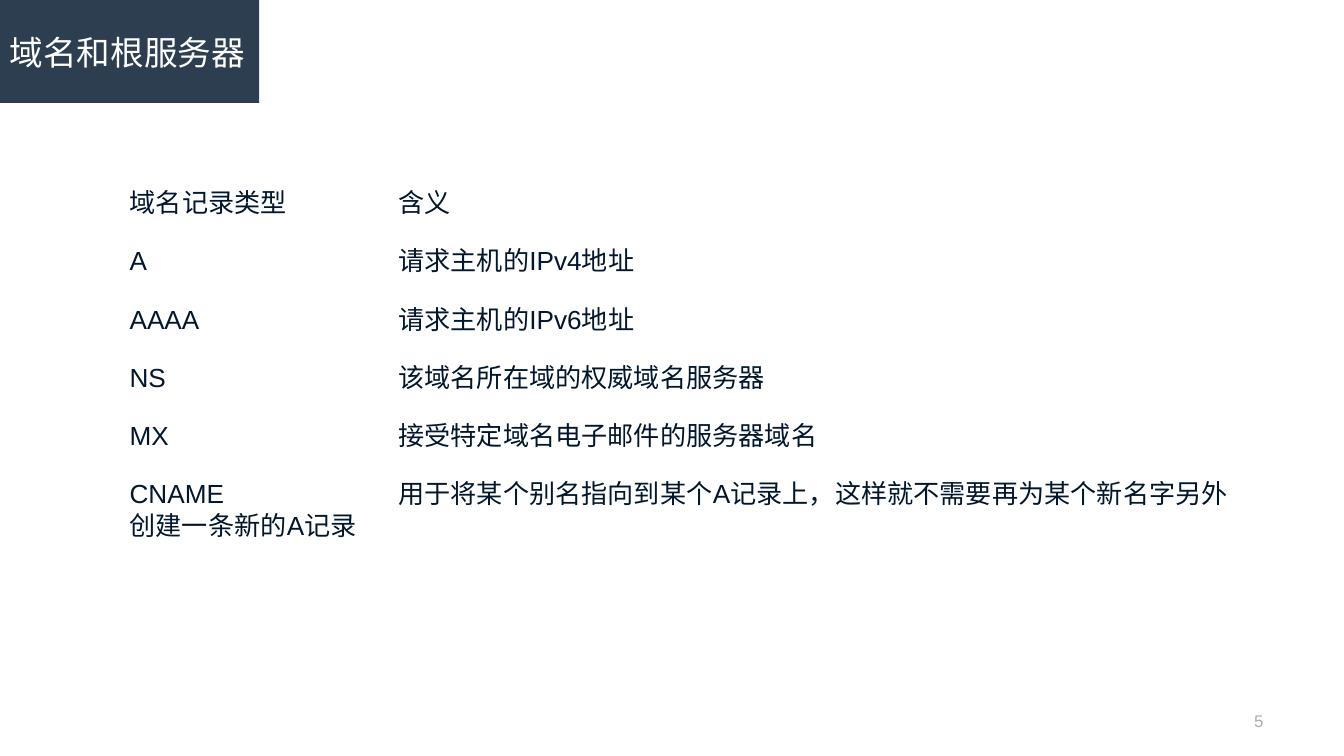
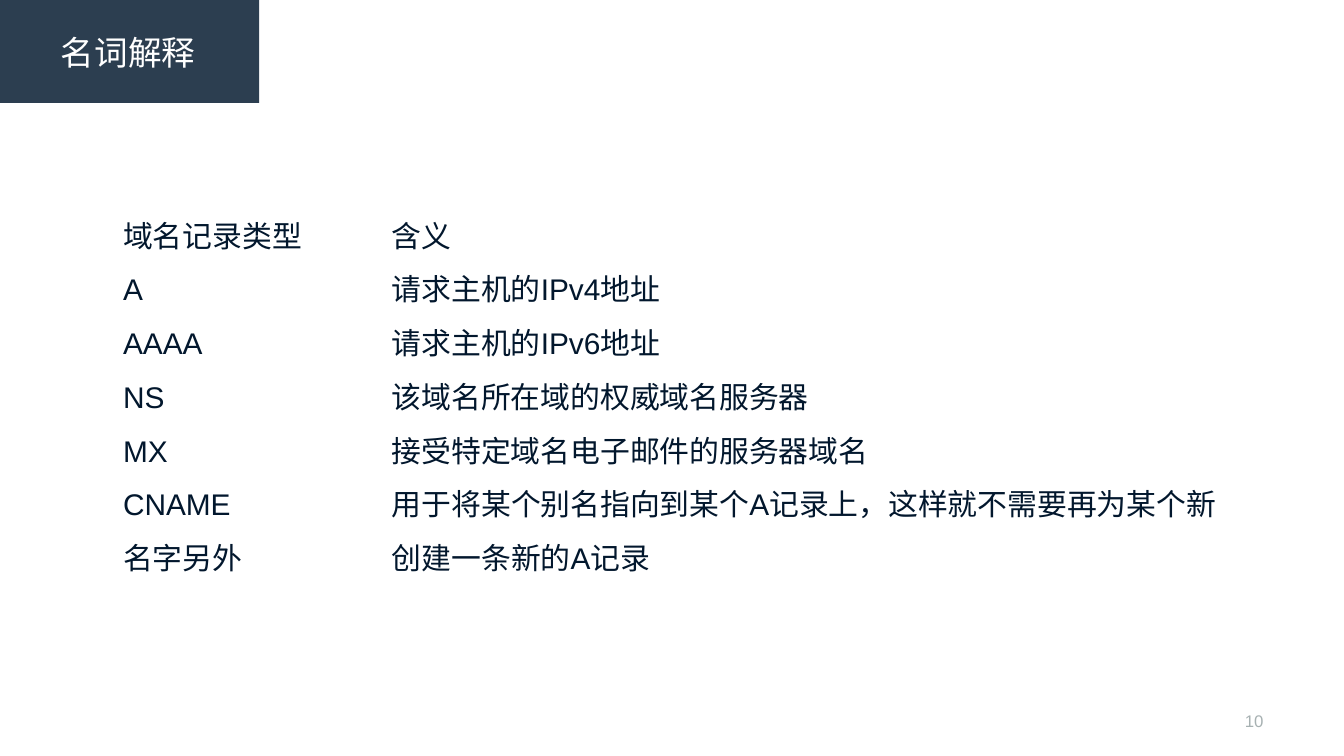
Before and after one commit to R-Lin/Simple_scripts, a slide deck: slide 10 of dns.ppt (slide 5 before the commit). Drawn at 1344x756 pixels with LibreOffice and Linux fonts; fonts in the diff are those of the drawing. Boxes give left, top, right and bottom in pixels: in the first picture for what was removed or moved away, otherwise in the second. Text is boxed around its words. In the diff, an @@ line names an element or a change of style, - is before the commit and + after.

```diff
--- a/dns.ppt
+++ b/dns.ppt
@@ text in rectangle at [61, 37, 195, 68]: text changed @@
-域名和根服务器
+名词解释
@@ text "域名记录类型 含义": place and size @@
-text "域名记录类型 含义" at [130, 190, 1227, 506]
+text "域名记录类型 含义" at [123, 222, 1216, 572]
@@ text "域名记录类型 含义" at [123, 222, 1216, 572]: size 14 to 16 pt; line spacing 1 to 1.5 @@
@@ page number at [1245, 715, 1264, 727]: text changed @@
-5
+10
```
Also in this commit, not shown: 9 other slides changed, 11 slides added, 5 slides removed.
